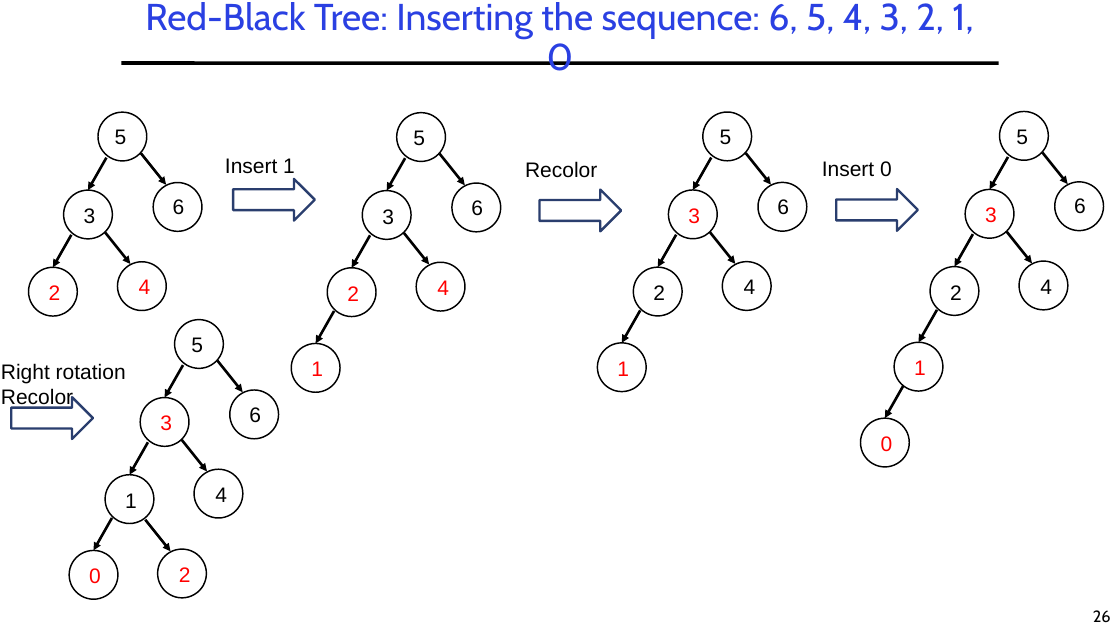
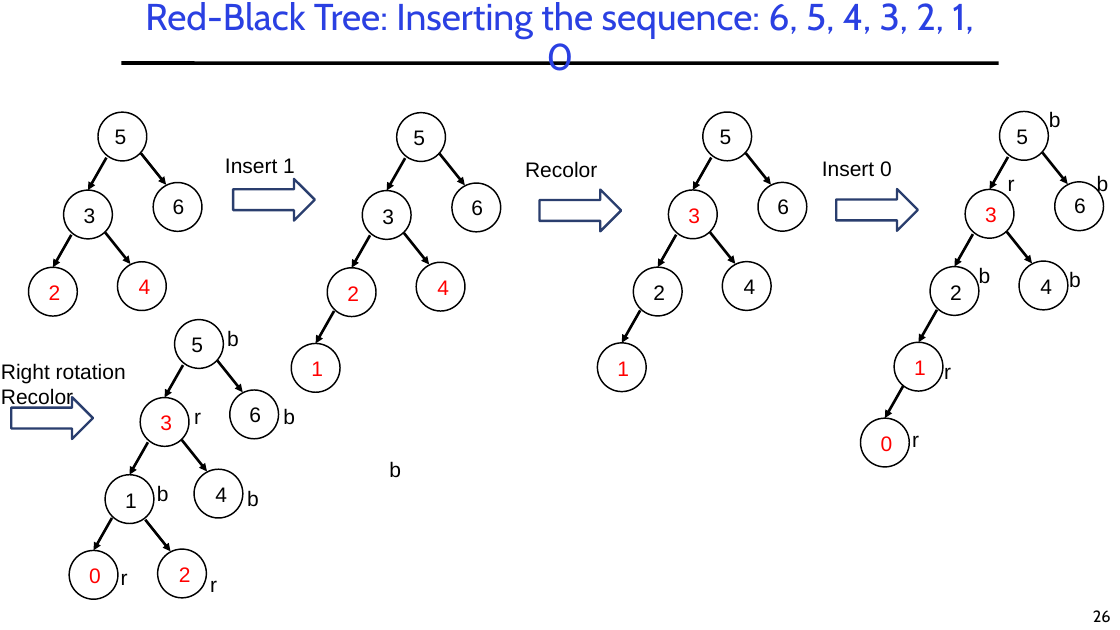
Before and after one commit to guhofstra/CSC111Fa25, a slide deck: slide 26 of PPTs/Exam/CSC017 MidtermExam Sp2025 ANS.pptx. Drawn at 1120x630 pixels with LibreOffice and Linux fonts; fonts in the diff are those of the drawing. Boxes give left, top, right and bottom in pixels: in the first picture for what was removed or moved away, otherwise in the second. Text is boxed around its words. In the diff, an @@ line names an element or a change of style, - is before the commit and + after.

```diff
--- a/PPTs/Exam/CSC017 MidtermExam Sp2025 ANS.pptx
+++ b/PPTs/Exam/CSC017 MidtermExam Sp2025 ANS.pptx
@@ text added at [1049, 111, 1061, 128], 18 pt, text #000000 @@
+b
@@ text added at [1008, 179, 1015, 191], 18 pt, text #000000 @@
+r
@@ text added at [1097, 175, 1109, 196], 18 pt, text #000000 @@
+b
@@ text added at [979, 267, 991, 284], 18 pt, text #000000 @@
+b
@@ text added at [1069, 271, 1081, 288], 18 pt, text #000000 @@
+b
@@ text added at [227, 330, 239, 347], 18 pt, text #000000 @@
+b
@@ text added at [944, 367, 951, 379], 18 pt, text #000000 @@
+r
@@ text added at [194, 412, 201, 424], 18 pt, text #000000 @@
+r
@@ text added at [283, 408, 295, 424], 18 pt, text #000000 @@
+b
@@ text added at [912, 435, 919, 447], 18 pt, text #000000 @@
+r
@@ text added at [389, 461, 401, 477], 18 pt, text #000000 @@
+b
@@ text added at [157, 485, 169, 502], 18 pt, text #000000 @@
+b
@@ text added at [247, 490, 259, 507], 18 pt, text #000000 @@
+b
@@ text added at [121, 573, 128, 585], 18 pt, text #000000 @@
+r
@@ text added at [210, 580, 217, 592], 18 pt, text #000000 @@
+r
```
Also in this commit, not shown: 13 other files.
